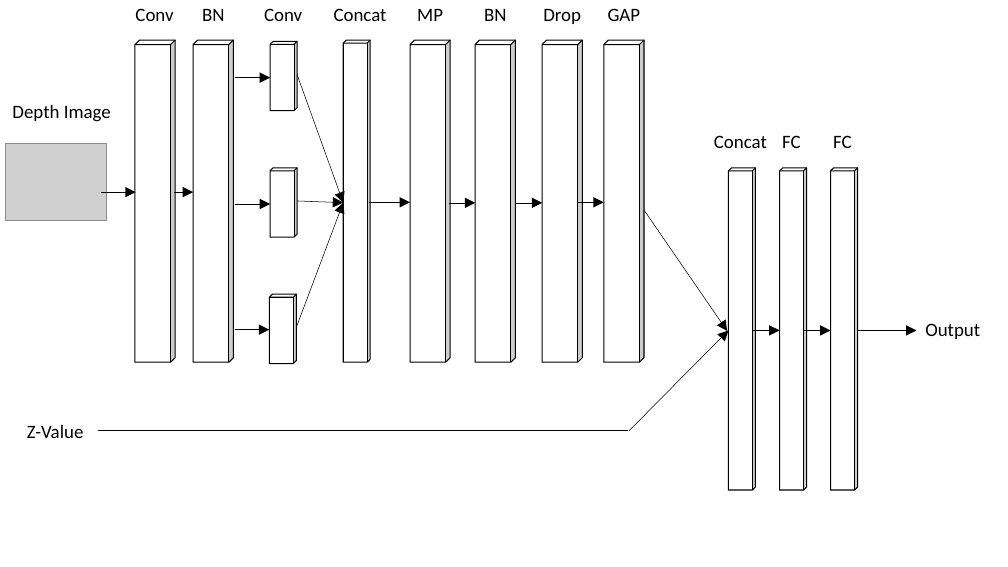
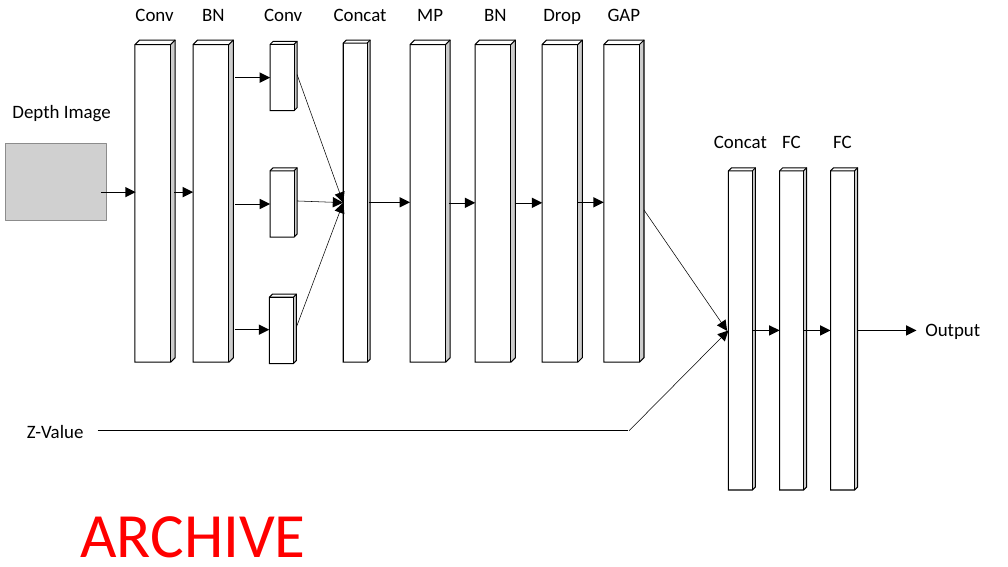
Before and after one commit to FinalProject6867/documentation, a slide deck: slide 1 of final_report/figs/network.pptx. Drawn at 1008x567 pixels with LibreOffice and Linux fonts; fonts in the diff are those of the drawing; grey boxes stand for pictures. Boxes give left, top, right and bottom in pixels: in the first picture for what was removed or moved away, otherwise in the second. Text is boxed around its words. In the diff, an @@ line names an element or a change of style, - is before the commit and + after.

```diff
--- a/final_report/figs/network.pptx
+++ b/final_report/figs/network.pptx
@@ text added at box(81, 516, 306, 558), 60 pt, text #FF0000 @@
+ARCHIVE
```
Also in this commit, not shown: 2 other slides changed, 4 slides added, 5 other files.
